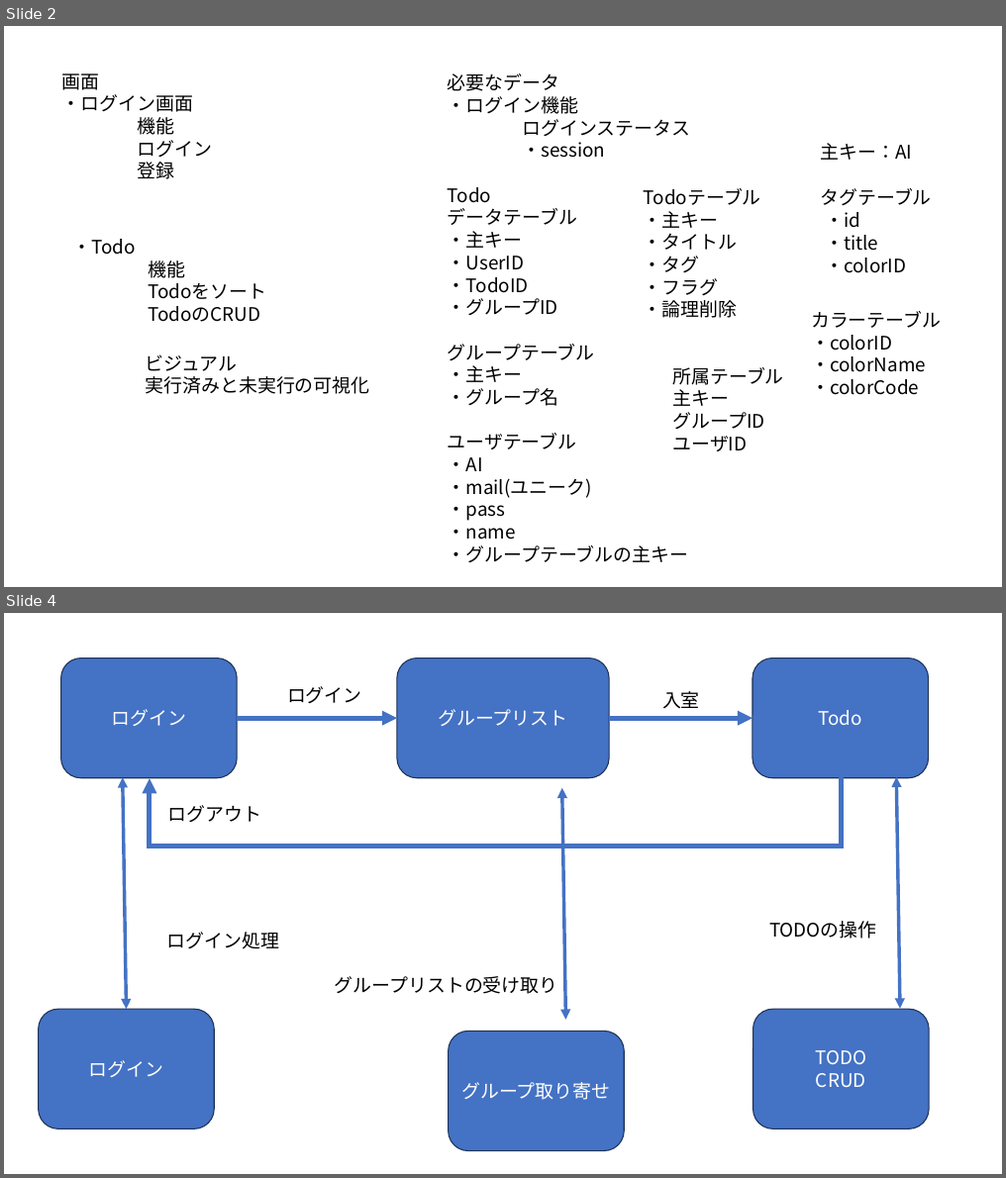
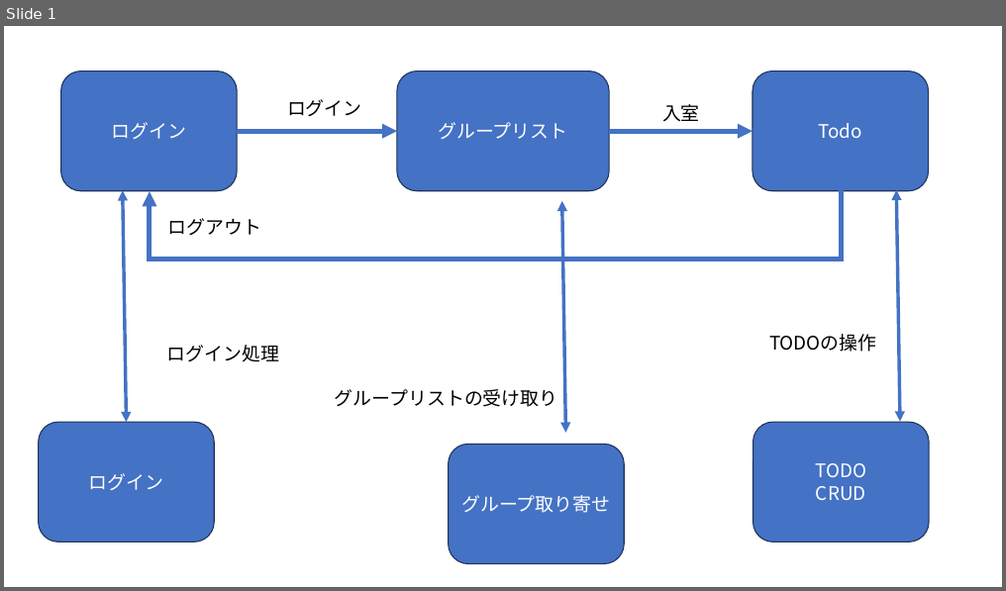
Before and after one commit to webfrontier-intern-20231002-20231031/todo-team-a, a slide deck: doc/Todo.pptx. Shown one above the other, each under a label of ours: slides 2 and 4 before the commit, slide 1 after it; the slides between them are not shown. The pictures are 1006x1178 and 1006x591 pixels, drawn with LibreOffice and Linux fonts; fonts in the diff are those of the drawing. Boxes give left, top, right and bottom in pixels: in the first picture for what was removed or moved away, otherwise in the second. Text is boxed around its words. In the diff, an @@ line names an element or a change of style, - is before the commit and + after.

```diff
--- a/doc/Todo.pptx
+++ b/doc/Todo.pptx
@@ slide 2 removed at (4, 26, 1002, 587), background #FFFFFF @@
@@ text removed at (62, 74, 212, 179) @@
-画面
-・ログイン画面
-機能
-ログイン
-登録
@@ text removed at (448, 74, 690, 564) @@
-必要なデータ
-・ログイン機能
-ログインステータス
-・session
-Todo
-データテーブル
-・主キー
-・UserID
-・TodoID
-・グループID
-グループテーブル
-・主キー
-・グループ名
-ユーザテーブル
-・AI
-・mail(ユニーク)
-・pass
-・name
-・グループテーブルの主キー
@@ text removed at (821, 143, 913, 160) @@
-主キー：AI
@@ text removed at (644, 188, 761, 318) @@
-Todoテーブル
-・主キー
-・タイトル
-・タグ
-・フラグ
-・論理削除
@@ text removed at (821, 188, 932, 206) @@
-タグテーブル
@@ text removed at (825, 212, 906, 274) @@
-・id
-・title
-・colorID
@@ text removed at (73, 239, 266, 322) @@
-・Todo
-機能
-Todoをソート
-TodoのCRUD
@@ text removed at (811, 311, 941, 395) @@
-カラーテーブル
-・colorID
-・colorName
-・colorCode
@@ text removed at (146, 355, 370, 394) @@
-ビジュアル
-実行済みと未実行の可視化
@@ text removed at (673, 368, 784, 452) @@
-所属テーブル
-主キー
-グループID
-ユーザID
@@ what was slide 4 is now slide 1 @@
```
Also in this commit, not shown: 1 slide changed, 7 slides added, 3 other slides removed, 9 other files.
